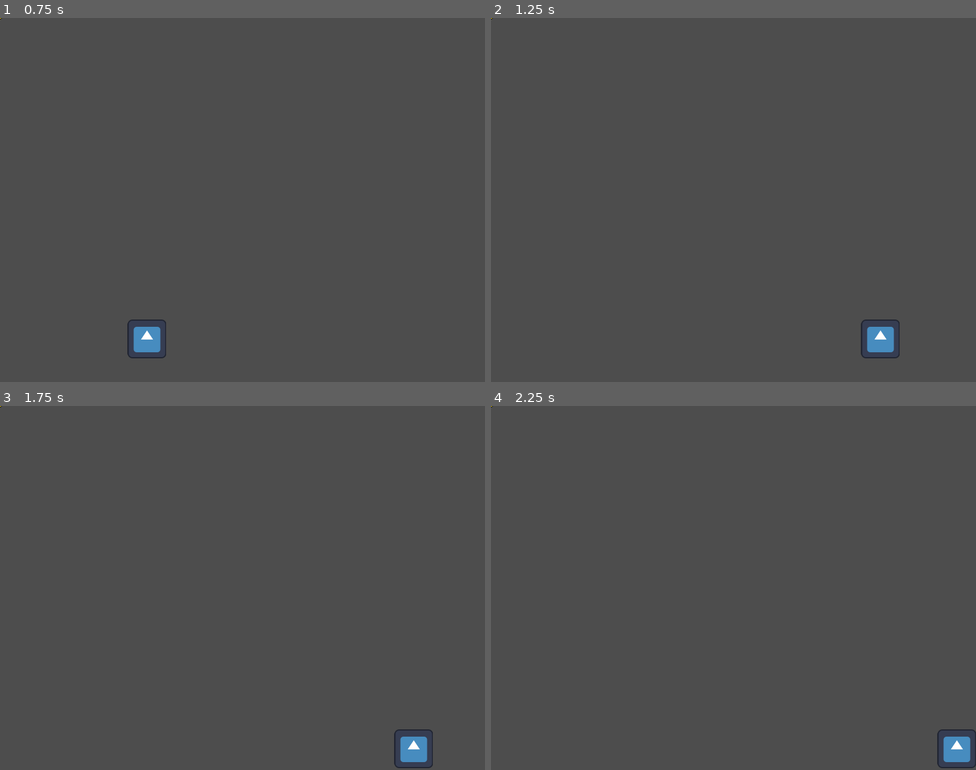
Above: before the commit, frames 1-4 (two rows, left to right).
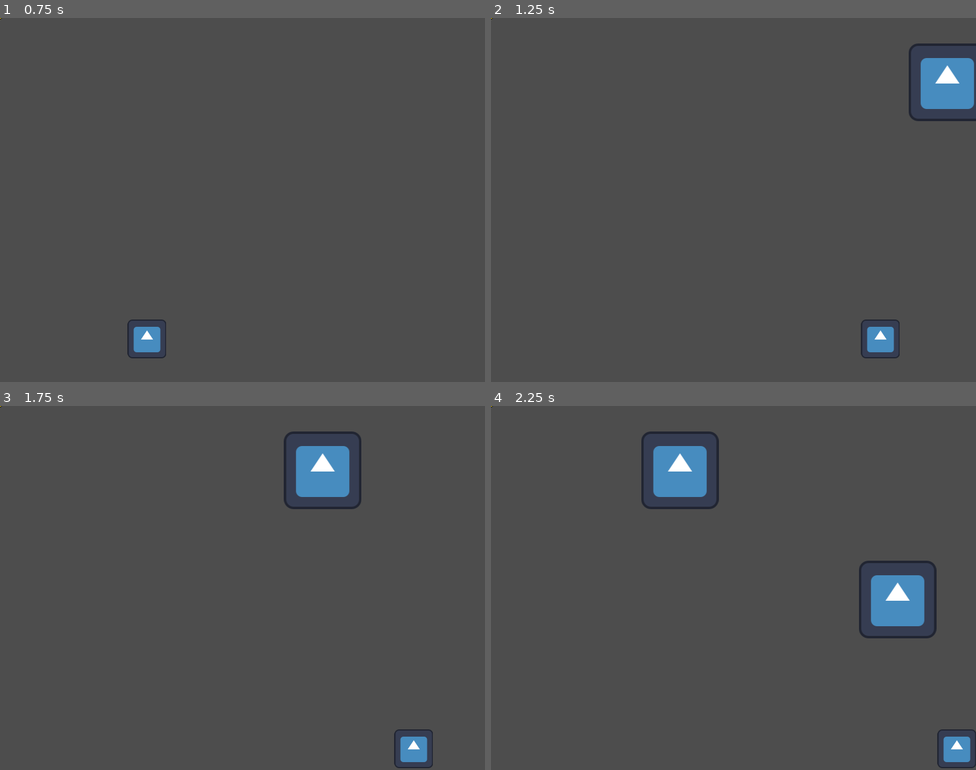
Above: after the commit, the same moments.

Repository: quentinams/chrono-sprinter
Game: Godot game, scene res://scene/main.tscn
Two runs of this game, one before a commit and one after it. Both use one fixed random seed, a clock stepped at 60 frames per second and the inputs below. This scene is started directly instead of the project's main scene. The engine's default icon, where the game draws it, is replaced by a stand-in: a white triangle on a blue panel in a dark square.
Inputs:
- Up to frame 1 (0.75 s): tap Enter at 0.5 s; hold D (player_right) from 0.53 s (still down)
- Up to frame 2 (1.25 s): keep holding D (player_right)
- Up to frame 3 (1.75 s): release D (player_right) at 1.28 s; hold S (player_down) from 1.28 s (still down)
- Up to frame 4 (2.25 s): release S (player_down) at 2.03 s; hold D (player_right) from 2.03 s (still down)

Frame 1 is identical in both runs. In frame 2, 1.8% of the frame differs, in the area x 86-100%, y 7-29%; in frame 3, 2.0%; in frame 4, 3.9%, in the area x 31-92%, y 7-64%.

Commit message:
add of enemy

Diff:
--- /dev/null
+++ b/scene/enemy.gd
@@ -0,0 +1,15 @@
+extends Node2D
+
+var speed
+var velocity
+# Called when the node enters the scene tree for the first time.
+func _ready():
+	pass # Replace with function body.
+
+
+# Called every frame. 'delta' is the elapsed time since the previous frame.
+func _process(delta):
+	position += velocity * delta
+	if global_position.x < -128:
+		queue_free()
+	pass
--- a/scene/enemy.tscn
+++ b/scene/enemy.tscn
@@ -1,8 +1,11 @@
-[gd_scene load_steps=2 format=3 uid="uid://dh108j2p1pnqo"]
+[gd_scene load_steps=3 format=3 uid="uid://dh108j2p1pnqo"]
 
+[ext_resource type="Script" path="res://scene/enemy.gd" id="1_1e1tx"]
 [ext_resource type="Texture2D" uid="uid://dxe1wgbg366es" path="res://assets/icon.svg" id="1_04jo0"]
 
 [node name="Enemy" type="Node2D"]
+script = ExtResource("1_1e1tx")
 
 [node name="Sprite2D" type="Sprite2D" parent="."]
+position = Vector2(63, 66)
 texture = ExtResource("1_04jo0")
--- /dev/null
+++ b/scene/main.gd
@@ -0,0 +1,26 @@
+extends Node2D
+
+var enemy = preload("res://scene/enemy.tscn")
+var screensize
+# Called when the node enters the scene tree for the first time.
+func _ready():
+	screensize = get_node("Camera/Camera2D").get_viewport_rect()
+	get_node("spawn_enemy").start()
+	pass # Replace with function body.
+
+func spawn_enemy():
+	var new_enemy = enemy.instantiate()
+	new_enemy.global_position = Vector2(800, randi_range(screensize.position.y, screensize.end.y))
+	new_enemy.velocity = Vector2(randi_range(-400, -800), 0)
+	get_parent().add_child(new_enemy)
+	pass
+# Called every frame. 'delta' is the elapsed time since the previous frame.
+func _process(delta):
+	pass
+
+
+func _on_spawn_enemy_timeout():
+	spawn_enemy()
+	get_node("spawn_enemy").stop()
+	get_node("spawn_enemy").start()
+	pass # Replace with function body.
--- a/scene/main.tscn
+++ b/scene/main.tscn
@@ -1,10 +1,12 @@
-[gd_scene load_steps=4 format=3 uid="uid://c1s0v33rp77xg"]
+[gd_scene load_steps=5 format=3 uid="uid://c1s0v33rp77xg"]
 
 [ext_resource type="PackedScene" uid="uid://d3n45hx0bccsb" path="res://scene/player.tscn" id="1_epx3o"]
+[ext_resource type="Script" path="res://scene/main.gd" id="1_tfdf0"]
 [ext_resource type="PackedScene" uid="uid://b1o7qfdy8d1j3" path="res://scene/camera.tscn" id="2_gn3qi"]
-[ext_resource type="PackedScene" uid="uid://7hb5sfl5ckgp" path="res://scene/bullet.tscn" id="3_w53ir"]
+[ext_resource type="PackedScene" path="res://scene/bullet.tscn" id="3_w53ir"]
 
 [node name="MAIN" type="Node2D"]
+script = ExtResource("1_tfdf0")
 
 [node name="Player" parent="." instance=ExtResource("1_epx3o")]
 scale = Vector2(0.5, 0.5)
@@ -12,3 +14,7 @@
 [node name="Camera" parent="." instance=ExtResource("2_gn3qi")]
 
 [node name="Bullet" parent="." instance=ExtResource("3_w53ir")]
+
+[node name="spawn_enemy" type="Timer" parent="."]
+
+[connection signal="timeout" from="spawn_enemy" to="." method="_on_spawn_enemy_timeout"]
